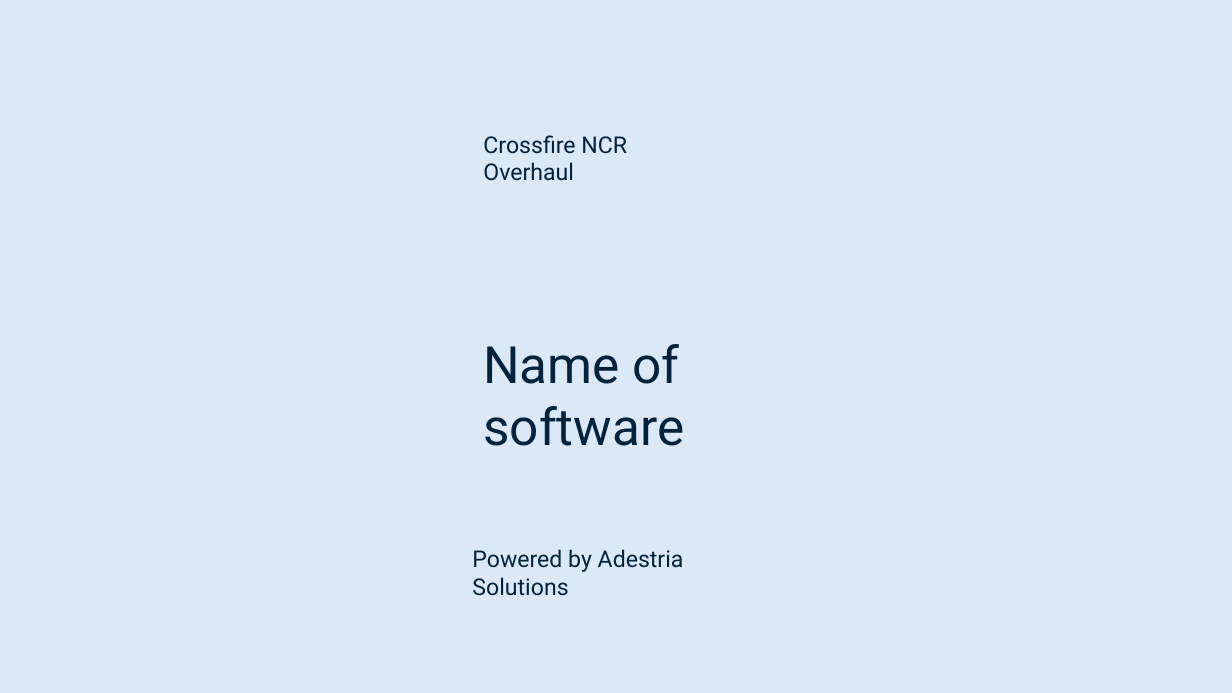
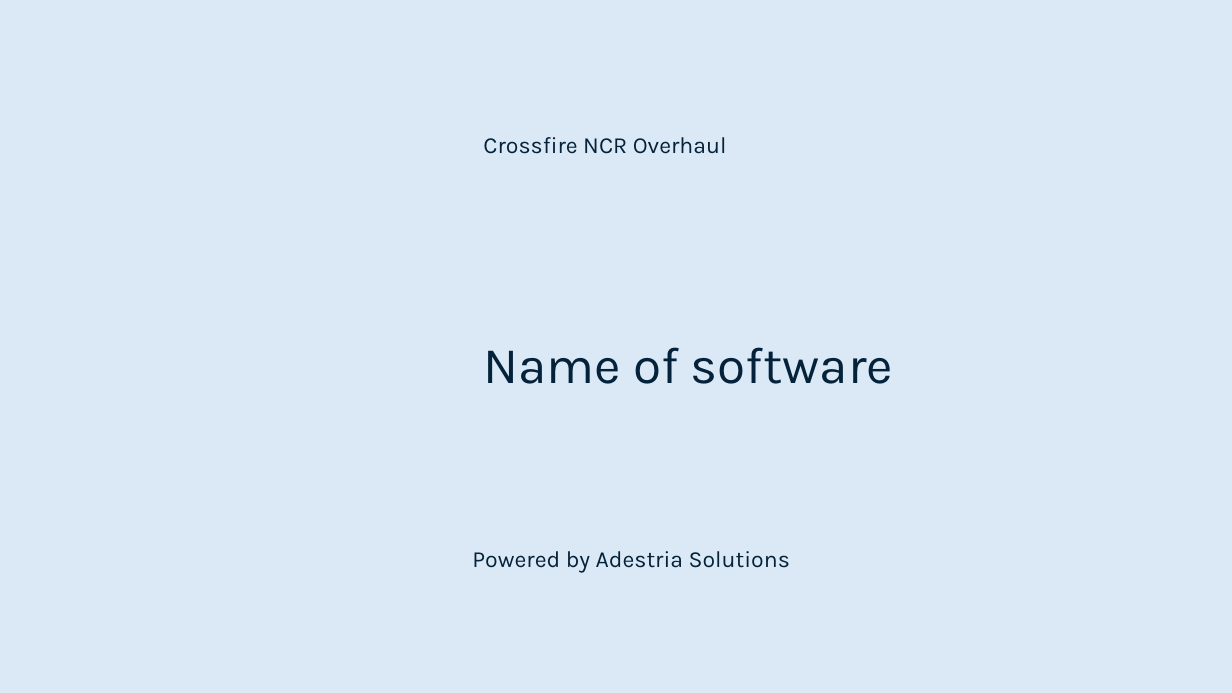
Before and after one commit to smutrux/prog1180, a slide deck: slide 1 of Deliverables/Presentation1.pptx. Drawn at 1232x693 pixels with LibreOffice and Linux fonts; fonts in the diff are those of the drawing. Boxes give left, top, right and bottom in pixels: in the first picture for what was removed or moved away, otherwise in the second. Text is boxed around its words. In the diff, an @@ line names an element or a change of style, - is before the commit and + after.

```diff
--- a/Deliverables/Presentation1.pptx
+++ b/Deliverables/Presentation1.pptx
@@ font Roboto to Karla in 3 elements at [483, 137, 727, 154], [483, 347, 893, 384], [472, 551, 790, 573] @@
```
Also in this commit, not shown: 6 other slides changed, 9 slides added, 8 slides removed.
